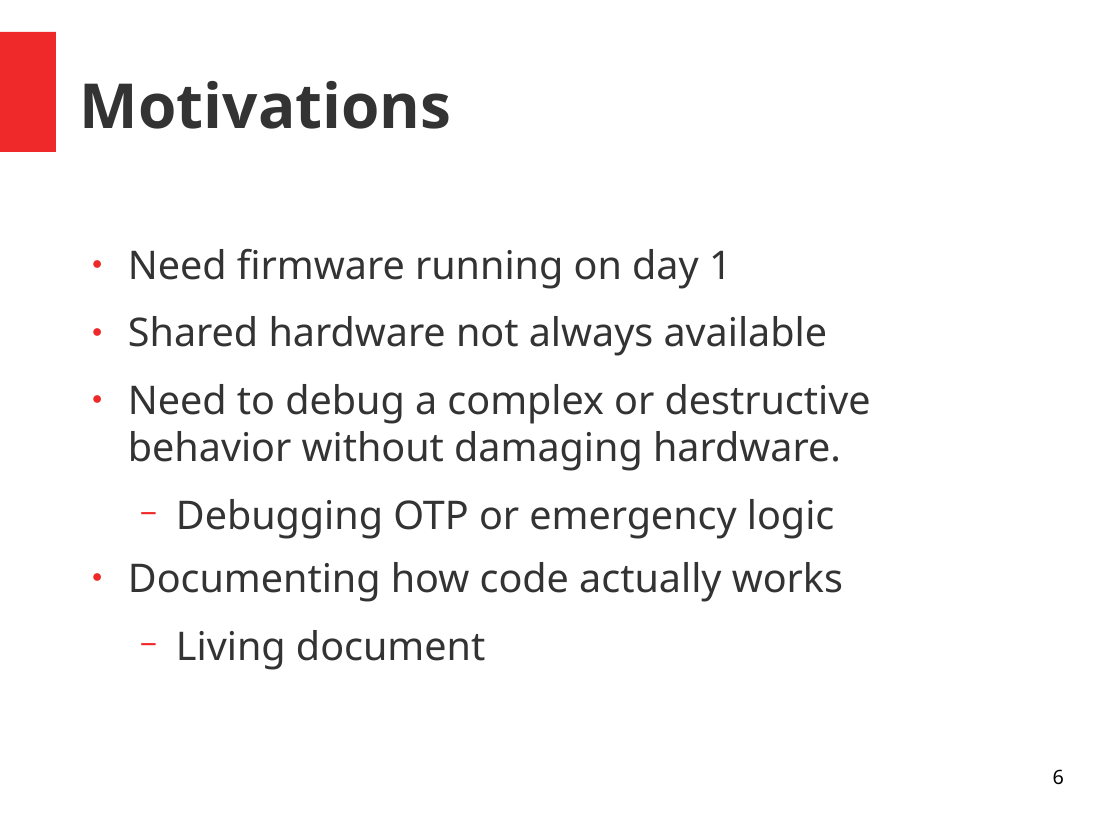
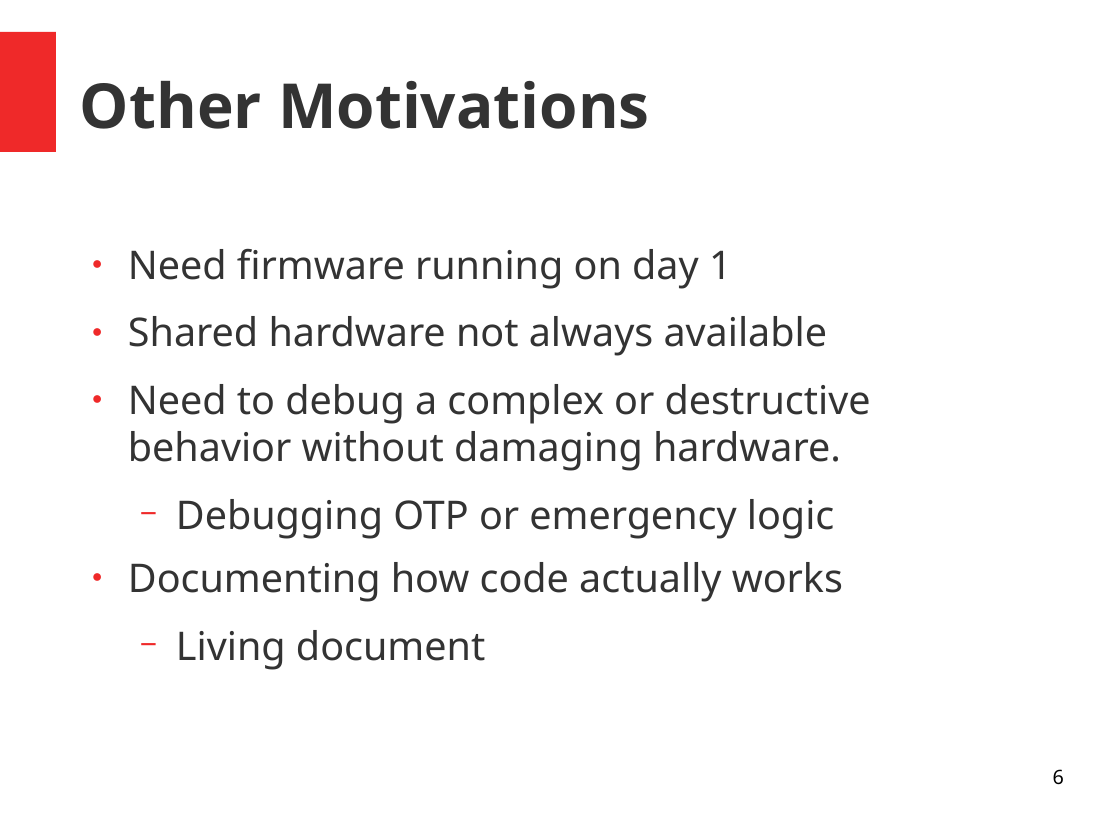
Before and after one commit to bd2357/ceedling_talk, a slide deck: slide 6 of ceedling_talk.odp. Drawn at 1120x840 pixels with LibreOffice and Linux fonts; fonts in the diff are those of the drawing. Boxes give left, top, right and bottom in pixels: in the first picture for what was removed or moved away, otherwise in the second. Text is boxed around its words. In the diff, an @@ line names an element or a change of style, - is before the commit and + after.

```diff
--- a/ceedling_talk.odp
+++ b/ceedling_talk.odp
@@ title at <box>80,81,650,129</box>: text changed @@
-Motivations
+Other Motivations
```
Also in this commit, not shown: 3 other slides changed, 6 slides added, 2 slides removed, 6 other files.
